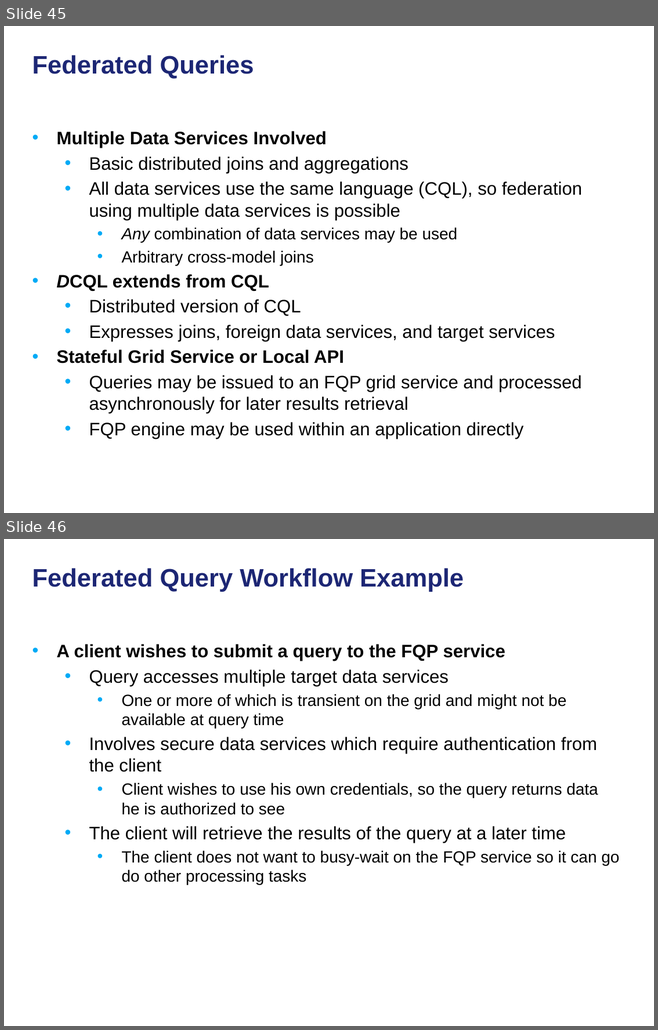
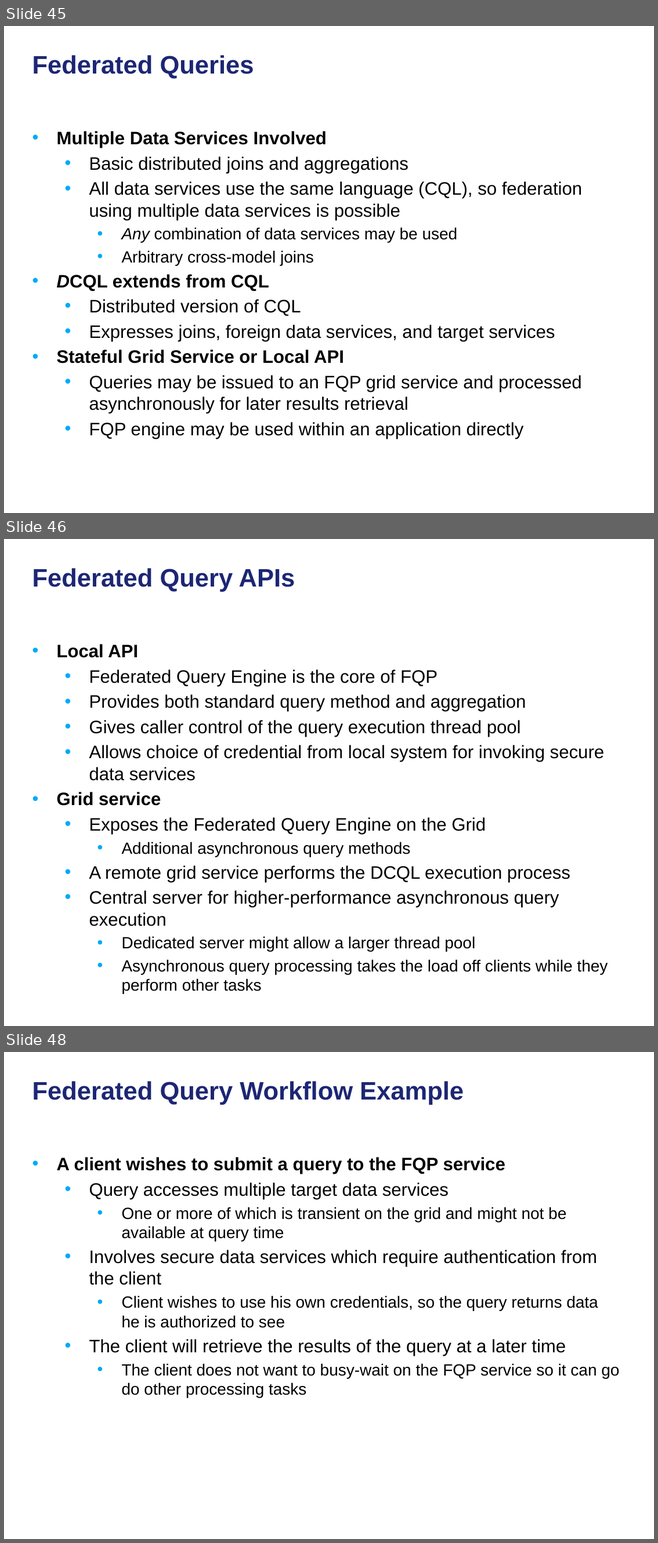
Before and after one commit to NCIP/cagrid-docs, a slide deck: presentations/200906_Novartis/caGrid Data Services.pptx. Shown one above the other, each under a label of ours: slides 45 and 46 before the commit, slides 45, 46 and 48 after it; the slides between them are not shown. The pictures are 658x1030 and 658x1543 pixels, drawn with LibreOffice and Linux fonts; fonts in the diff are those of the drawing; background and template pictures are left out. Boxes give left, top, right and bottom in pixels: in the first picture for what was removed or moved away, otherwise in the second. Text is boxed around its words. In the diff, an @@ line names an element or a change of style, - is before the commit and + after.

```diff
--- a/presentations/200906_Novartis/caGrid Data Services.pptx
+++ b/presentations/200906_Novartis/caGrid Data Services.pptx
@@ slide 46 added at (4, 539, 654, 1026), background picture (left out) @@
@@ title added at (32, 568, 295, 592), 28 pt, text #1C2674, bold @@
+Federated Query APIs
@@ text added at (57, 644, 607, 994), 20 pt, text #000000 @@
+• Local API
+  • Federated Query Engine is the core of FQP
+  • Provides both standard query method and aggregation
+  • Gives caller control of the query execution thread pool
+  • Allows choice of credential from local system for invoking secure data services
+• Grid service
+  • Exposes the Federated Query Engine on the Grid
+    • Additional asynchronous query methods
+  • A remote grid service performs the DCQL execution process
+  • Central server for higher-performance asynchronous query execution
+    • Dedicated server might allow a larger thread pool
+    • Asynchronous query processing takes the load off clients while they perform other tasks
@@ what was slide 46 is now slide 48 @@
```
Also in this commit, not shown: 1 other slide added.
